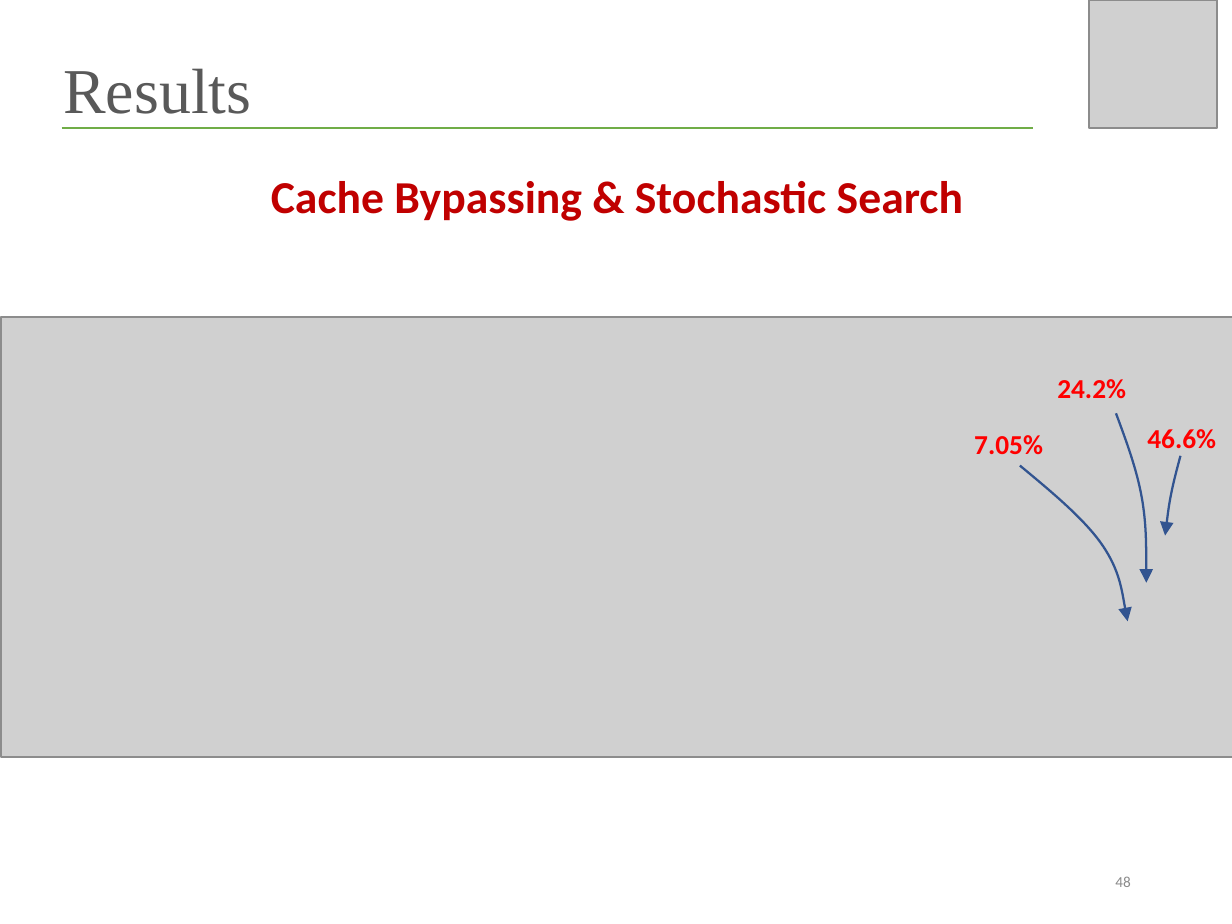
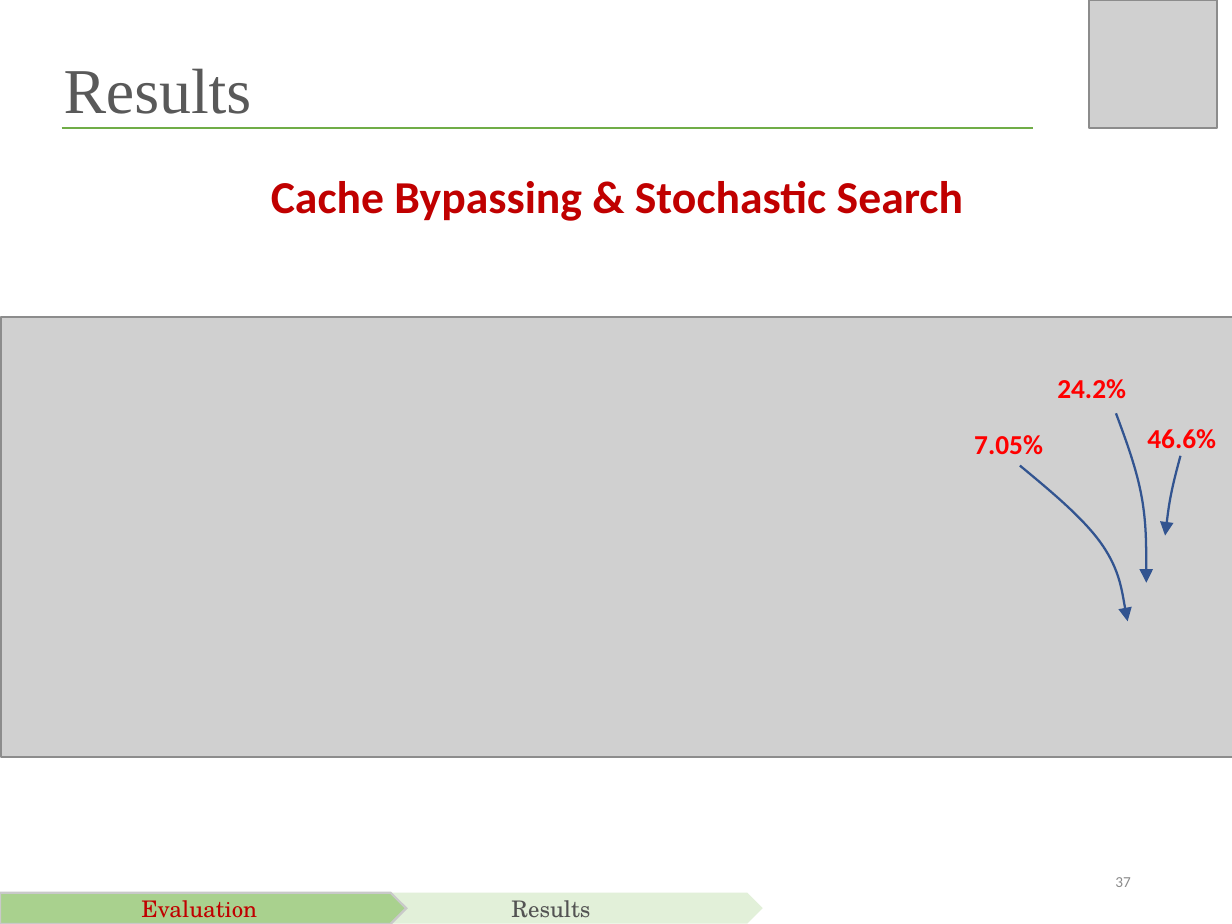
Before and after one commit to saumaydublish/saumaydublish.github.io, a slide deck: slide 37 of slides/hpca2019_slides.pptx (slide 48 before the commit). Drawn at 1232x924 pixels with LibreOffice and Linux fonts; fonts in the diff are those of the drawing; grey boxes stand for pictures. Boxes give left, top, right and bottom in pixels: in the first picture for what was removed or moved away, otherwise in the second. Text is boxed around its words. In the diff, an @@ line names an element or a change of style, - is before the commit and + after.

```diff
--- a/slides/hpca2019_slides.pptx
+++ b/slides/hpca2019_slides.pptx
@@ pentagon arrow added at bbox=[0, 892, 406, 923], fill #A9D18E, outline #C9C9C9 1 pt, 10 pt, text #C00000 @@
+Evaluation
@@ pentagon arrow added at bbox=[199, 892, 762, 923], fill #E2F0D9, 10 pt, text #525252 @@
+Results
@@ page number at bbox=[1115, 877, 1130, 887]: text changed @@
-48
+37
```
Also in this commit, not shown: 1 other slide changed, 10 slides removed, 4 other files.
